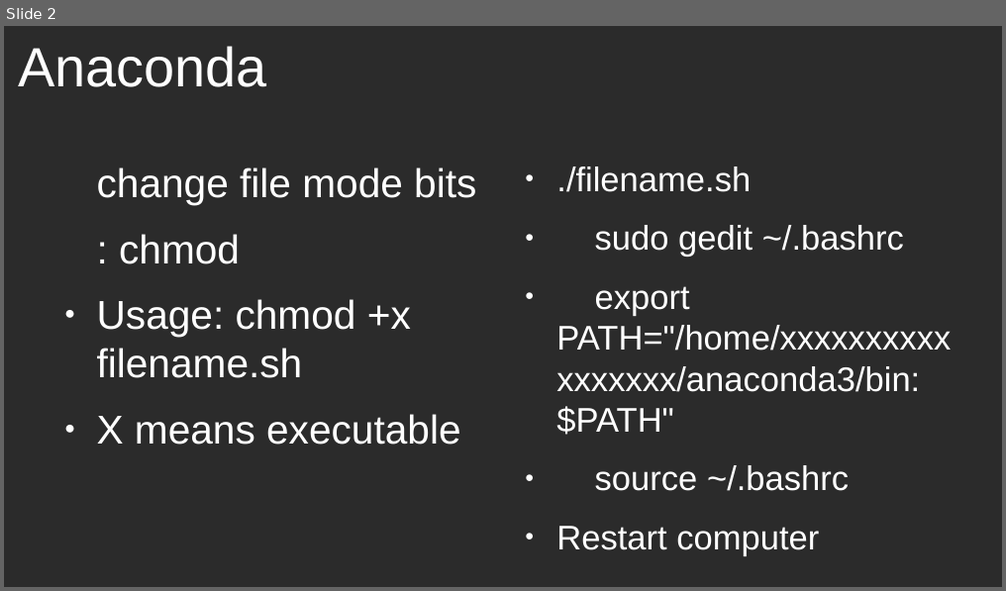
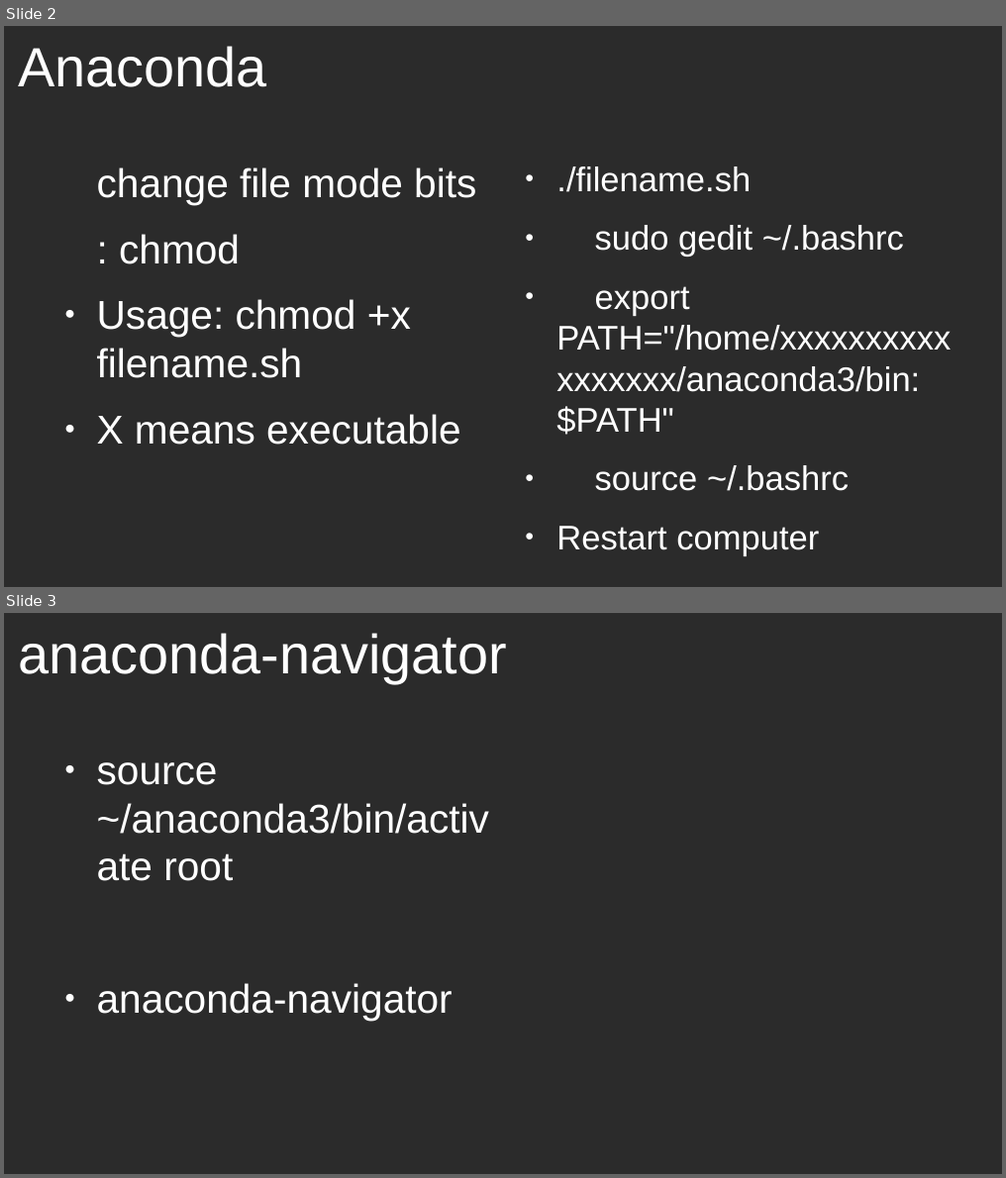
Before and after one commit to wubinbai/linux, a slide deck: l7.odp. Shown one above the other, each under a label of ours: slide 2 before the commit, slides 2 and 3 after it. The pictures are 1006x591 and 1006x1178 pixels, drawn with LibreOffice and Linux fonts; fonts in the diff are those of the drawing; background and template pictures are left out; a plain dark background stands for a picture behind light text. Boxes give left, top, right and bottom in pixels: in the first picture for what was removed or moved away, otherwise in the second. Text is boxed around its words. In the diff, an @@ line names an element or a change of style, - is before the commit and + after.

```diff
--- a/l7.odp
+++ b/l7.odp
@@ slide 3 added at (4,613,1002,1174), background picture (left out) @@
@@ title added at (18,633,507,683), 44 pt, text #FFFFFF @@
+anaconda-navigator
@@ text added at (97,762,489,1021), 32 pt, text #FFFFFF @@
+● source ~/anaconda3/bin/activate root
+● anaconda-navigator
```
Also in this commit, not shown: 1 other file.
